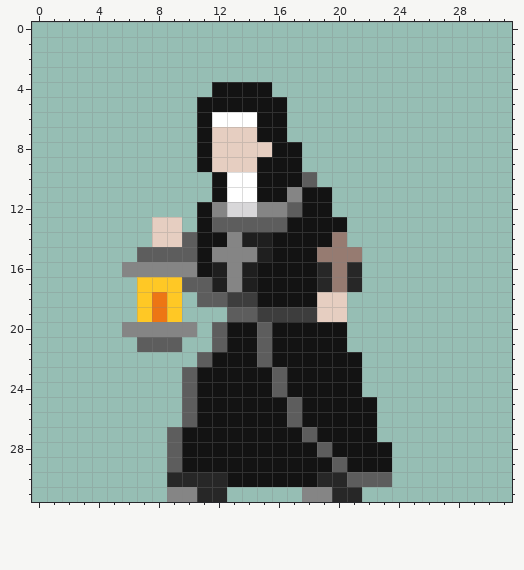
Two states of a pixel-art sprite, Assets/Sprites/Nun/Attack/Nun_Attack3.png. The first picture shows the starting point.
The file is 32x32 pixels.
Once edited:
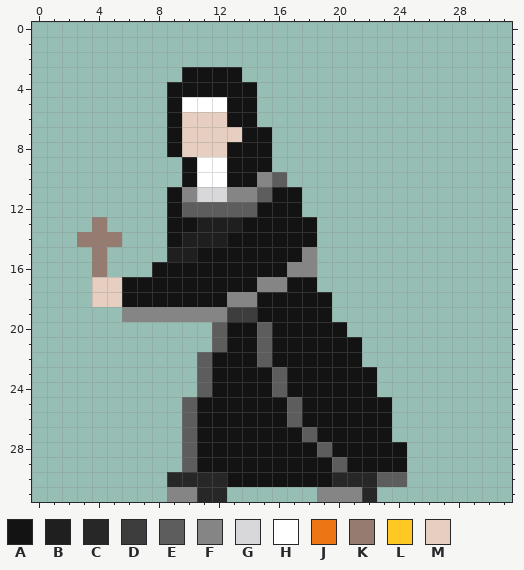
Palette (. is transparent): A #131313  B #1f1f1f  C #272727  D #3d3d3d  E #5d5d5d  F #858585  G #d8d7d9  H #ffffff  J #ed7614  K #967b71  L #ffc825  M #e6cec1
Diff:
y 3: x 10..13 .... -> AAAA
y 4: x 9..11 ... -> AAA; x 15 A -> .
y 5: x 9..12 ..AA -> AHHH; x 15..16 AA -> ..
y 6: x 9..16 ..AHHHAA -> AMMMAA..
y 7: x 9..11 ..A -> AMM; x 14 M -> A; x 16 A -> .
y 8: x 9..11 ..A -> AMM; x 13..17 MMMAA -> AAA..
y 9: x 10..14 .AMMM -> AHHAA; x 16..17 AA -> ..
y 10: x 10..18 ..AHHAAAE -> AHHAAFE..
y 11: x 9..15 ...AHHA -> AFGGFFE; x 17..19 FAA -> A..
y 12: x 9..19 ..AFGGFFEAA -> AEEEEEAAA..
y 13: x 4 . -> K; x 8..16 MM.AEEEEE -> .AABBBAAA; x 19..20 AA -> ..
y 14: x 3..5 ... -> KKK; x 8..15 MMEAAFBB -> .ABBBAAA; x 19..20 AK -> ..
y 15: x 4 . -> K; x 7..10 EEEE -> ..BB; x 12..15 FFFB -> AAAA; x 18..21 AKKK -> F...
y 16: x 4 . -> K; x 6..10 FFFFF -> ..AAA; x 12..14 BFB -> AAA; x 17..21 AACKC -> FF...
y 17: x 4..16 ...LLLEEBFBAA -> MMAAAAAAAAAFF; x 19..21 CKC -> ...
y 18: x 4..14 ...LJL.EEDD -> MMAAAAAAAFF; x 19..20 MM -> A.
y 19: x 6..20 .LJL...EEDDDDMM -> FFFFFFFDDAAAAA.
y 20: x 6..10 FFFFF -> .....
y 21: x 7..9 EEE -> ...; x 21 . -> A
y 23..24: x 10..11 EA -> .E; x 22 . -> A
y 25..26: x 23 . -> A
y 27: x 9..10 EA -> .E; x 23 . -> A
y 28..29: x 9..10 EA -> .E; x 24 . -> A
y 30: x 19 C -> A; x 21..22 EE -> CC; x 24 . -> E
y 31: x 18 F -> .; x 20..22 CC. -> FFC
Changed places in both pictures, as pixel boxes (x1, y1, x2, y2):
changed: (77, 67, 407, 502)
